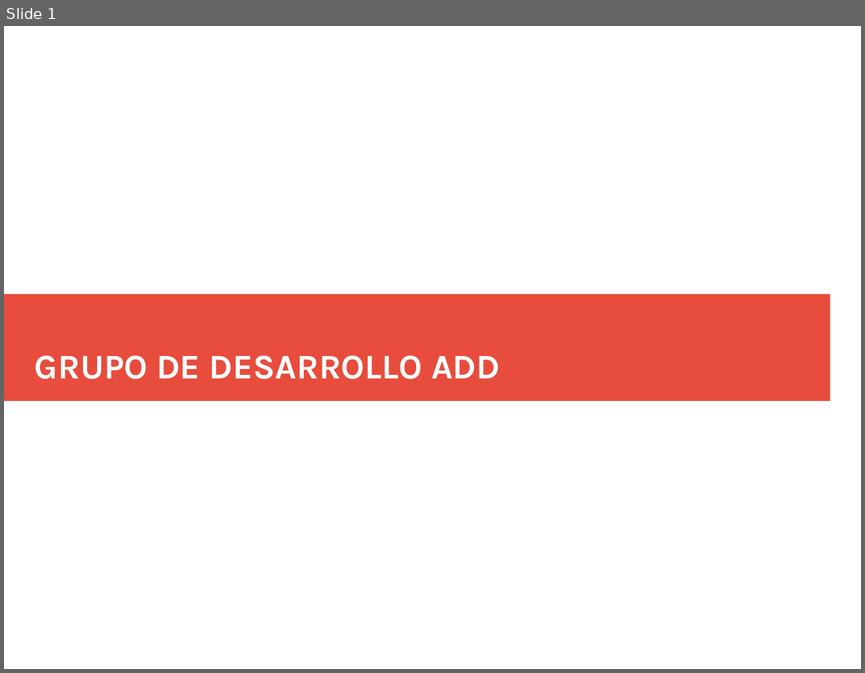
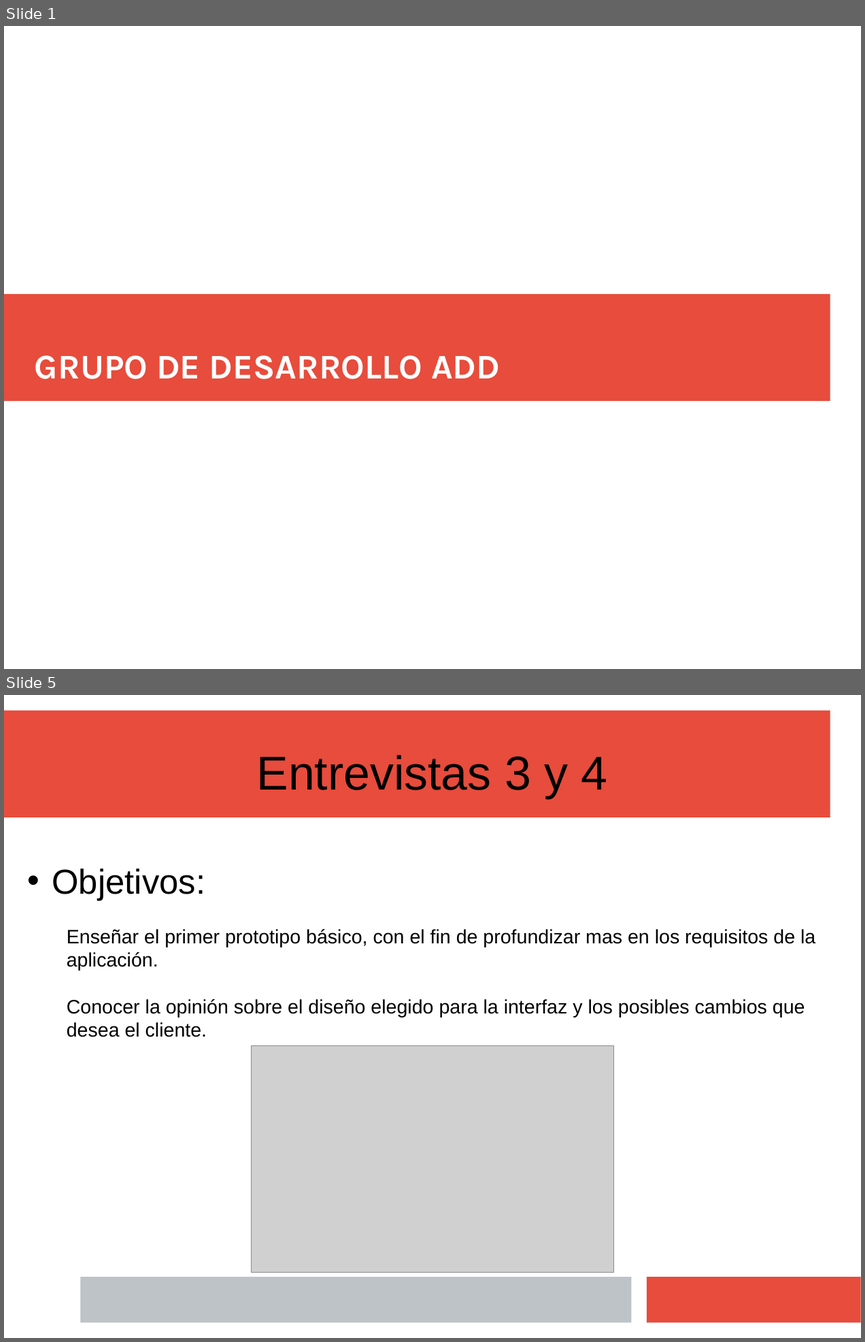
Before and after one commit to Juanba1998/APP-Restaurante, a slide deck: Material/Presentación/Presentacion Final (incompleta).pptx. Shown one above the other, each under a label of ours: slide 1 before the commit, slides 1 and 5 after it; the slides between them are not shown. The pictures are 865x673 and 865x1342 pixels, drawn with LibreOffice and Linux fonts; fonts in the diff are those of the drawing; grey boxes stand for pictures. Boxes give left, top, right and bottom in pixels: in the first picture for what was removed or moved away, otherwise in the second. Text is boxed around its words. In the diff, an @@ line names an element or a change of style, - is before the commit and + after.

```diff
--- a/Material/Presentación/Presentacion Final (incompleta).pptx
+++ b/Material/Presentación/Presentacion Final (incompleta).pptx
@@ slide 5 added at bbox=[4, 695, 861, 1338], background #FFFFFF @@
@@ rectangle added at bbox=[4, 711, 830, 818], fill #E74C3C @@
@@ title added at bbox=[257, 755, 608, 798], 44 pt, text #000000 @@
+Entrevistas 3 y 4
@@ text added at bbox=[52, 868, 815, 1037], 18 pt, text #000000 @@
+• Objetivos:
+  Enseñar el primer prototipo básico, con el fin de profundizar mas en los requisitos de la aplicación.
+  Conocer la opinión sobre el diseño elegido para la interfaz y los posibles cambios que desea el cliente.
@@ picture added at bbox=[252, 1046, 613, 1272] @@
@@ rectangle added at bbox=[80, 1276, 632, 1323], fill #BDC3C7 @@
@@ rectangle added at bbox=[647, 1276, 861, 1323], fill #E74C3C @@
```
Also in this commit, not shown: 11 slides changed, 5 other slides added, 10 slides removed.
